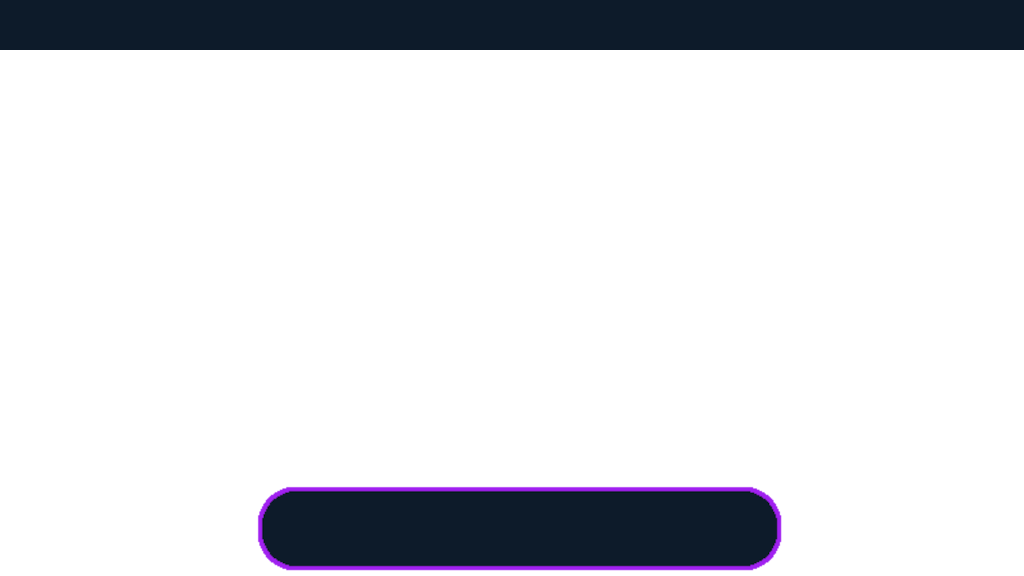
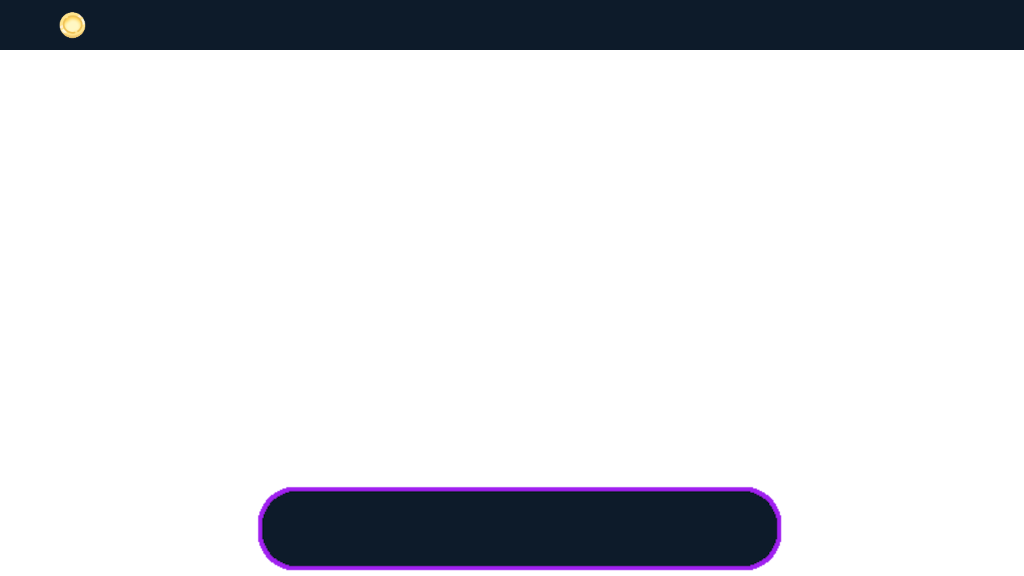
Layer changes from the first (1024, 576) image to the second:
added layer "coins" above "gora" over box(59, 12, 86, 39)
